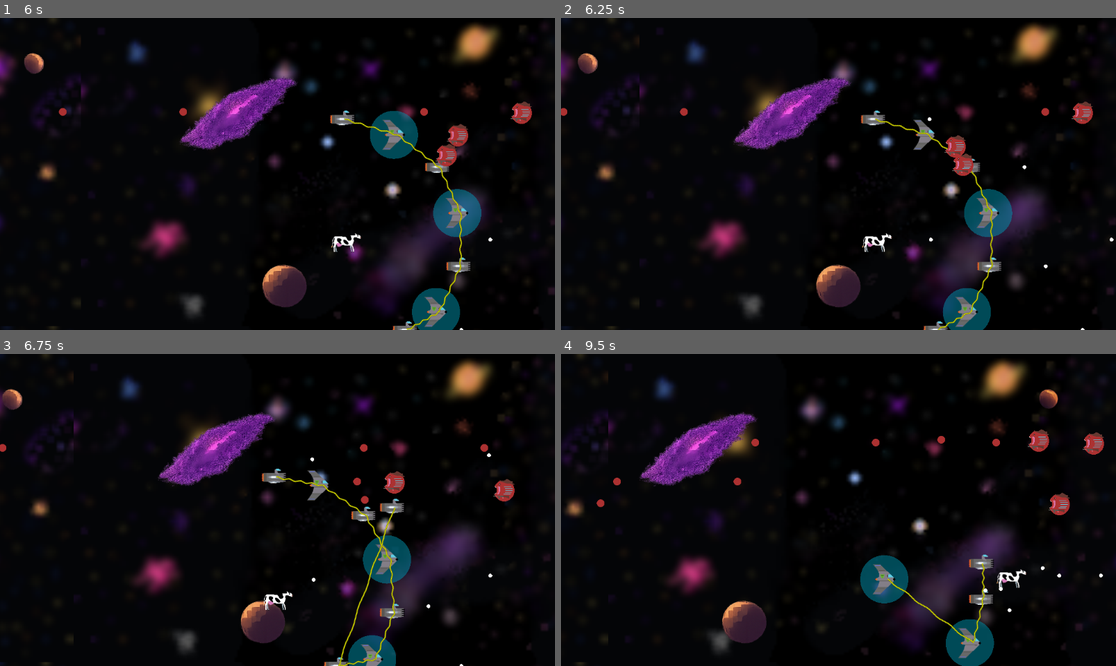
Above: before the commit, frames 1-4 (two rows, left to right).
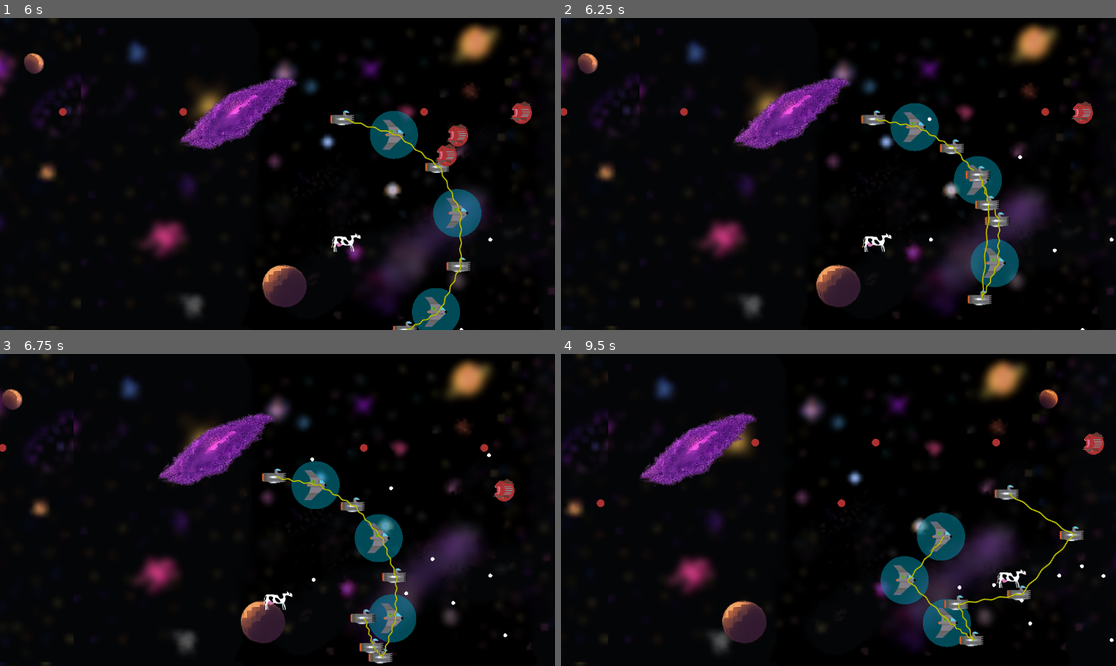
Above: after the commit, the same moments.

Repository: tfmertz/gamedevtv-jam-2026
Game: Godot game, scene res://scene/main.tscn
Same seed, same stepped clock (60 frames per second), same inputs: the game is played once before the commit and once after it.
Inputs:
- Up to frame 1 (6 s): click "START" at 0.5 s; click "START" at 1.25 s; tap Enter at 2 s; hold D (move_right) 2.03-2.78 s; tap F (cycle_formation) at 2.1 s; hold S (move_down) 2.78-3.53 s; tap R (cycle_spacing) at 2.85 s; hold D (move_right) 3.53-4.28 s; tap G (sort_ships) at 3.6 s; hold W (move_up) 4.28-5.03 s; tap 3 at 4.35 s; hold A (move_left) from 5.03 s (still down); tap 4 at 5.1 s; tap 5 at 5.85 s
- Up to frame 2 (6.25 s): keep holding A (move_left)
- Up to frame 3 (6.75 s): release A (move_left) at 6.53 s; hold S (move_down) from 6.53 s (still down); tap 6 at 6.6 s
- Up to frame 4 (9.5 s): release S (move_down) at 7.28 s; hold D (move_right) 7.28-8.03 s; tap F (cycle_formation) at 7.35 s; hold W (move_up) 8.03-8.78 s; tap R (cycle_spacing) at 8.1 s; hold D (move_right) from 8.78 s (still down); tap G (sort_ships) at 8.85 s

Frame 1 is identical in both runs. In frame 2, 5.4% of the frame differs, in the area x 56-90%, y 27-100%; in frame 3, 5.2%; in frame 4, 5.7%, in the area x 9-100%, y 24-100%.

Commit message:
making edges interact with bullets and ships

Diff:
--- a/scene/bullet.tscn
+++ b/scene/bullet.tscn
@@ -39,7 +39,7 @@
 radius = 8.0
 
 [node name="bullet" type="Area2D" unique_id=957631881]
-collision_layer = 0
+collision_layer = 4
 collision_mask = 3
 script = ExtResource("1_v8qja")
 
--- a/scene/ship_connection_edge.tscn
+++ b/scene/ship_connection_edge.tscn
@@ -46,6 +46,8 @@
 }]
 
 [node name="ShipConnectionEdge" type="Area2D" unique_id=1667807780]
+collision_layer = 2
+collision_mask = 6
 script = ExtResource("1_0ptn0")
 
 [node name="CollisionShape2D" type="CollisionShape2D" parent="." unique_id=1360403804]
